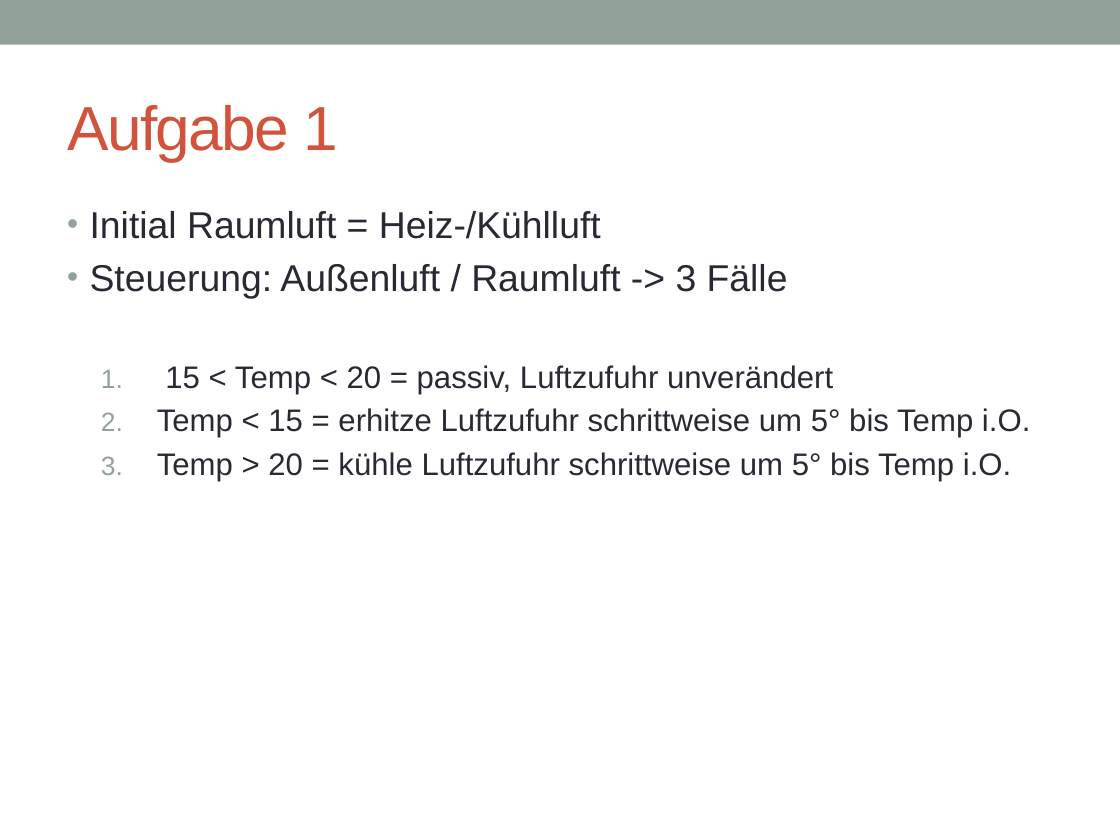
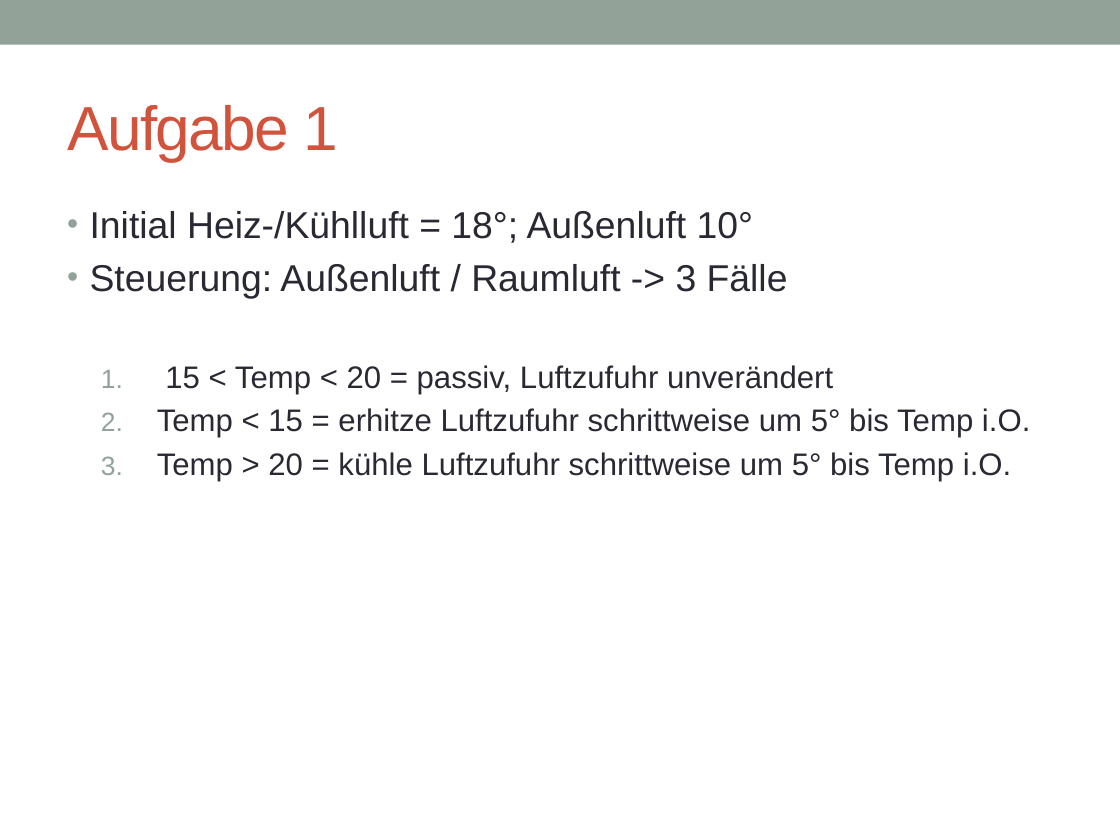
Before and after one commit to SOAS-Uni-Augsburg/ws16-17-group-01, a slide deck: slide 4 of Blatt-01/Übungsblatt 1 SOAS.pptx. Drawn at 1120x840 pixels with LibreOffice and Linux fonts; fonts in the diff are those of the drawing. Boxes give left, top, right and bottom in pixels: in the first picture for what was removed or moved away, otherwise in the second. Text is boxed around its words. In the diff, an @@ line names an element or a change of style, - is before the commit and + after.

```diff
--- a/Blatt-01/Übungsblatt 1 SOAS.pptx
+++ b/Blatt-01/Übungsblatt 1 SOAS.pptx
@@ text at (90,211,753,243): text changed @@
-• Initial Raumluft = Heiz-/Kühlluft
+• Initial Heiz-/Kühlluft = 18°; Außenluft 10°
```
